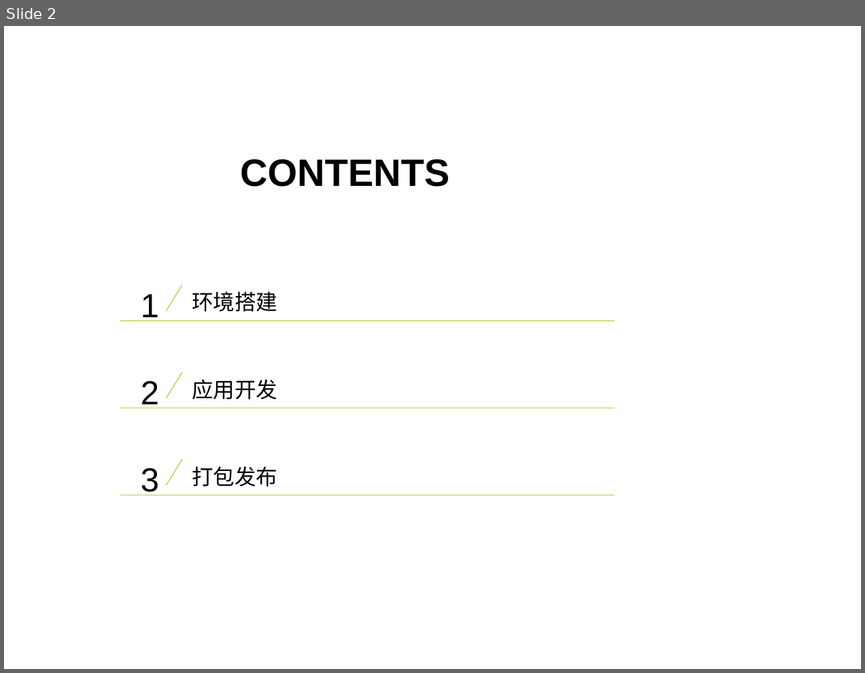
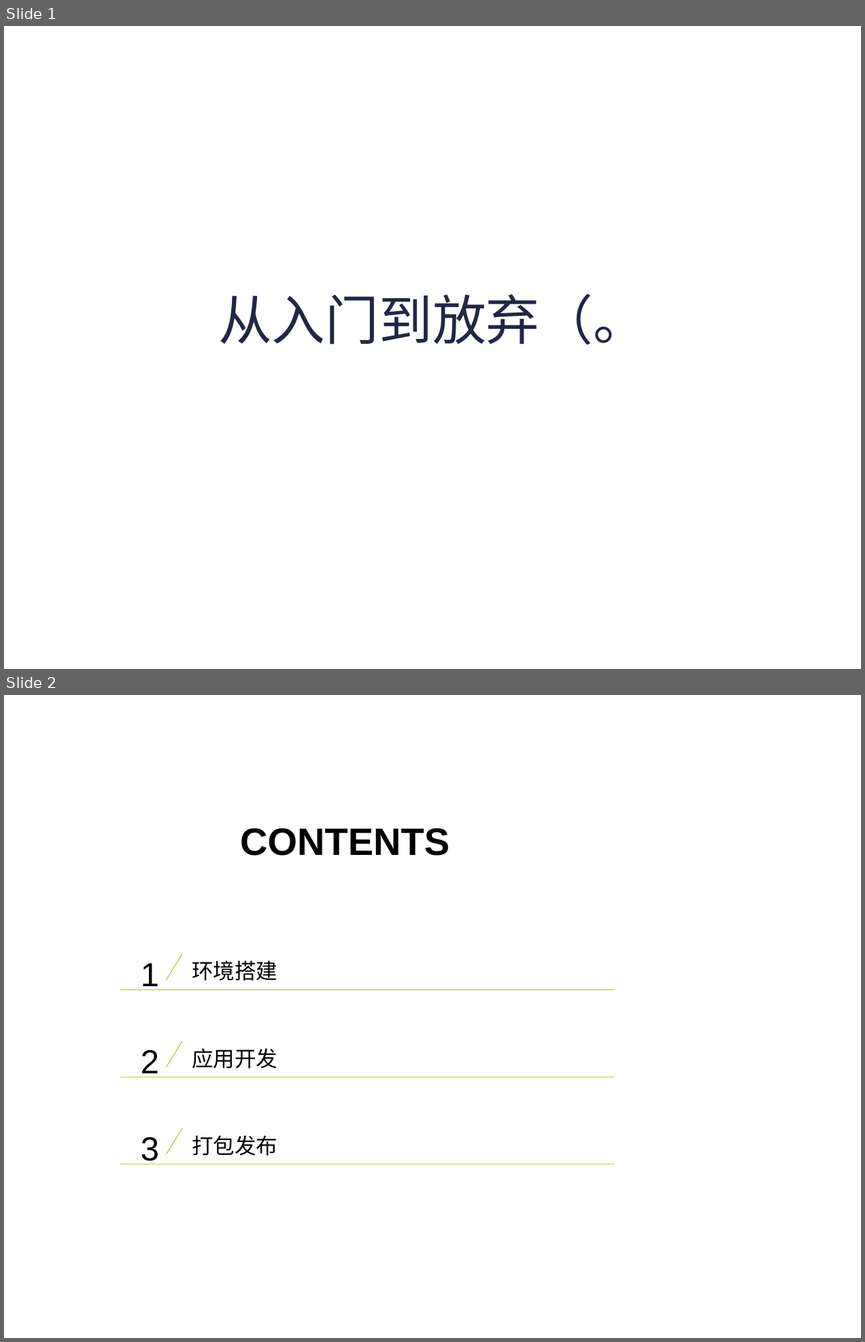
Before and after one commit to cingL/presentation, a slide deck: pre.ppt. Shown one above the other, each under a label of ours: slide 2 before the commit, slides 1 and 2 after it. The pictures are 865x673 and 865x1342 pixels, drawn with LibreOffice and Linux fonts; fonts in the diff are those of the drawing; background and template pictures are left out. Boxes give left, top, right and bottom in pixels: in the first picture for what was removed or moved away, otherwise in the second. Text is boxed around its words. In the diff, an @@ line names an element or a change of style, - is before the commit and + after.

```diff
--- a/pre.ppt
+++ b/pre.ppt
@@ slide 1 added at (x1=4, y1=26, x2=861, y2=669), background picture (left out) @@
@@ title added at (x1=218, y1=293, x2=647, y2=345), 45 pt, text #212745 @@
+从入门到放弃（。
```
Also in this commit, not shown: 3 slides changed, 2 other slides added, 1 slide removed.
